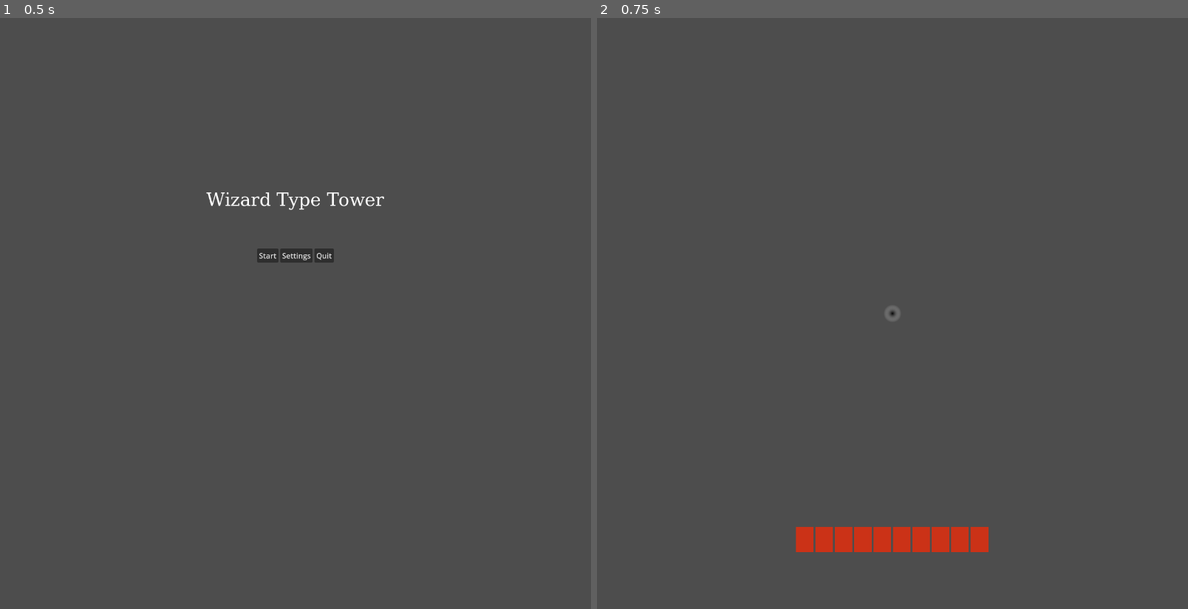
Above: before the commit, frames 1-2 (left to right).
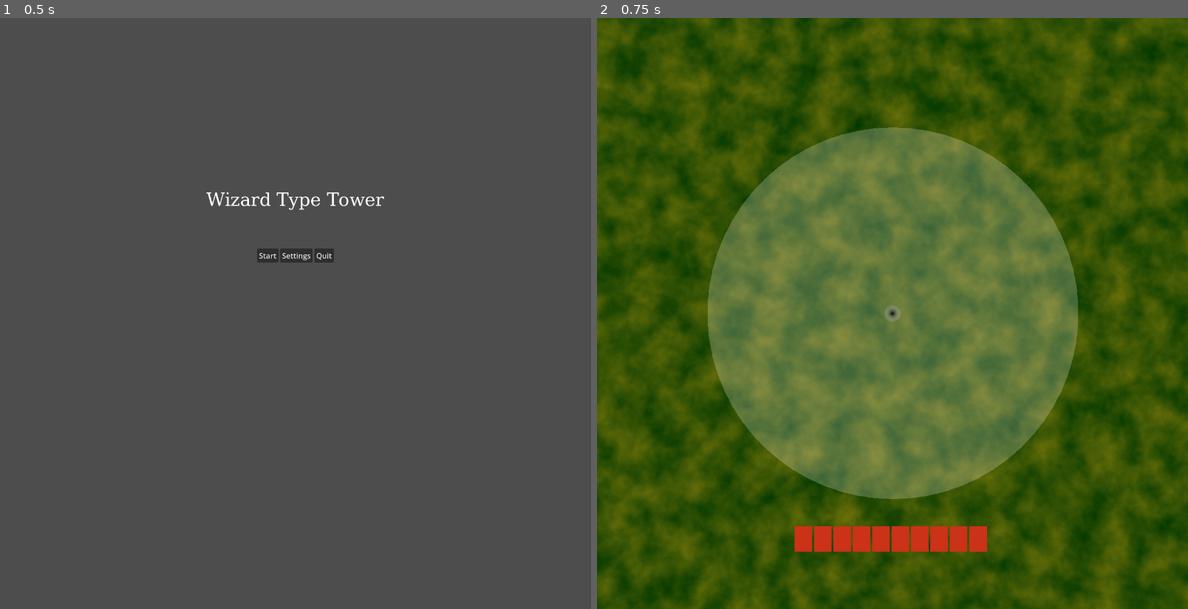
Above: after the commit, the same moments.

Repository: elijahknaperek/WizardTypeTower
Game: Godot game, scene res://main_menu.tscn
Same seed, same stepped clock (60 frames per second), same inputs: the game is played once before the commit and once after it.
Inputs:
- Up to frame 1 (0.5 s): no input
- Up to frame 2 (0.75 s): click "Start" at 0.5 s

Frame 1 is identical in both runs. In frame 2, 99% of the frame differs, in the area x 0-100%, y 0-100%.

Commit message:
added background and bonus area

Diff:
--- a/game/tower.gd
+++ b/game/tower.gd
@@ -27,7 +27,7 @@
 			var f = fireball.instantiate()
 			get_parent().add_child(f)
 			f.global_position = global_position
-			f.velocity = (enemy.global_position -  global_position).normalized() * 400
+			f.velocity = (enemy.global_position -  global_position).normalized() * 600
 			break
 
 
--- a/game/tower_game.gd
+++ b/game/tower_game.gd
@@ -35,3 +35,7 @@
 
 func _on_Tower_died():
 	get_tree().change_scene_to_packed(GAME_OVER_SCENE)
+
+
+func _on_bonus_reduce_body_entered(body: Node2D) -> void:
+	body.bonus = 0
--- a/game/tower_game.tscn
+++ b/game/tower_game.tscn
@@ -1,8 +1,29 @@
-[gd_scene load_steps=6 format=3 uid="uid://bpfdwxw0ns82y"]
+[gd_scene load_steps=14 format=3 uid="uid://bpfdwxw0ns82y"]
 
 [ext_resource type="PackedScene" uid="uid://dhcwgyrj6yyqn" path="res://game/tower.tscn" id="1_f5brq"]
 [ext_resource type="Script" path="res://game/tower_game.gd" id="1_wyn0i"]
 [ext_resource type="Script" path="res://util/segmented_progress_bar.gd" id="3_04nw0"]
+
+[sub_resource type="Gradient" id="Gradient_8h8fd"]
+colors = PackedColorArray(0, 0.215686, 0, 1, 0.430045, 0.442642, 0.0361582, 1)
+
+[sub_resource type="FastNoiseLite" id="FastNoiseLite_mr62e"]
+
+[sub_resource type="NoiseTexture2D" id="NoiseTexture2D_7eo4y"]
+width = 1280
+height = 1280
+color_ramp = SubResource("Gradient_8h8fd")
+noise = SubResource("FastNoiseLite_mr62e")
+
+[sub_resource type="StandardMaterial3D" id="StandardMaterial3D_ka12n"]
+transparency = 1
+shading_mode = 0
+albedo_color = Color(1, 1, 1, 0.286275)
+
+[sub_resource type="SphereMesh" id="SphereMesh_n84cx"]
+material = SubResource("StandardMaterial3D_ka12n")
+radius = 35.0
+height = 70.0
 
 [sub_resource type="Gradient" id="Gradient_x5sah"]
 colors = PackedColorArray(0.798878, 0.198027, 0.091634, 1, 1, 1, 1, 1)
@@ -11,46 +32,64 @@
 gradient = SubResource("Gradient_x5sah")
 fill_from = Vector2(1, 0)
 
+[sub_resource type="CircleShape2D" id="CircleShape2D_dss4a"]
+radius = 401.011
+
+[sub_resource type="Gradient" id="Gradient_sqwrx"]
+offsets = PackedFloat32Array(0, 0.65625, 0.671875)
+colors = PackedColorArray(0, 0, 0, 1, 1, 1, 1, 1, 1, 1, 1, 0)
+
+[sub_resource type="GradientTexture2D" id="GradientTexture2D_ltn3q"]
+gradient = SubResource("Gradient_sqwrx")
+fill = 1
+fill_from = Vector2(0.5, 0.5)
+
 [node name="TowerGame" type="Node2D"]
 script = ExtResource("1_wyn0i")
 
-[node name="Tower" parent="." instance=ExtResource("1_f5brq")]
+[node name="Background" type="Sprite2D" parent="."]
+texture = SubResource("NoiseTexture2D_7eo4y")
 
-[node name="Enemies" type="Node2D" parent="."]
+[node name="MeshInstance2D" type="MeshInstance2D" parent="."]
+modulate = Color(1, 1, 1, 0.117647)
+position = Vector2(1, -0.500031)
+scale = Vector2(11.483, 11.5)
+mesh = SubResource("SphereMesh_n84cx")
 
-[node name="Spawn" type="Timer" parent="."]
-
-[node name="UI" type="CanvasLayer" parent="."]
-layer = -1
-
-[node name="MarginContainer" type="MarginContainer" parent="UI"]
+[node name="MarginContainer" type="MarginContainer" parent="."]
 anchors_preset = 15
 anchor_right = 1.0
 anchor_bottom = 1.0
+offset_left = -643.0
+offset_top = -641.0
+offset_right = 637.0
+offset_bottom = 639.0
 grow_horizontal = 2
 grow_vertical = 2
+size_flags_horizontal = 3
+size_flags_vertical = 3
 theme_override_constants/margin_left = 10
 theme_override_constants/margin_top = 10
 theme_override_constants/margin_right = 10
 theme_override_constants/margin_bottom = 10
 
-[node name="HBoxContainer" type="HBoxContainer" parent="UI/MarginContainer"]
+[node name="HBoxContainer" type="HBoxContainer" parent="MarginContainer"]
 layout_mode = 2
 
-[node name="Control" type="Control" parent="UI/MarginContainer/HBoxContainer"]
+[node name="Control" type="Control" parent="MarginContainer/HBoxContainer"]
 layout_mode = 2
 size_flags_horizontal = 3
 
-[node name="VBoxContainer" type="VBoxContainer" parent="UI/MarginContainer/HBoxContainer"]
+[node name="VBoxContainer" type="VBoxContainer" parent="MarginContainer/HBoxContainer"]
 layout_mode = 2
 size_flags_horizontal = 3
 
-[node name="Control3" type="Control" parent="UI/MarginContainer/HBoxContainer/VBoxContainer"]
+[node name="Control3" type="Control" parent="MarginContainer/HBoxContainer/VBoxContainer"]
 layout_mode = 2
 size_flags_horizontal = 3
 size_flags_vertical = 3
 
-[node name="SegmentedProgressBar" type="HBoxContainer" parent="UI/MarginContainer/HBoxContainer/VBoxContainer"]
+[node name="SegmentedProgressBar" type="HBoxContainer" parent="MarginContainer/HBoxContainer/VBoxContainer"]
 unique_name_in_owner = true
 layout_mode = 2
 size_flags_vertical = 3
@@ -60,16 +99,36 @@
 segments = 10
 value = 1.0
 
-[node name="Control4" type="Control" parent="UI/MarginContainer/HBoxContainer/VBoxContainer"]
+[node name="Control4" type="Control" parent="MarginContainer/HBoxContainer/VBoxContainer"]
 layout_mode = 2
 size_flags_horizontal = 3
 size_flags_vertical = 3
 size_flags_stretch_ratio = 0.1
 
-[node name="Control2" type="Control" parent="UI/MarginContainer/HBoxContainer"]
+[node name="Control2" type="Control" parent="MarginContainer/HBoxContainer"]
 layout_mode = 2
 size_flags_horizontal = 3
 
+[node name="UI" type="CanvasLayer" parent="."]
+
+[node name="Tower" parent="." instance=ExtResource("1_f5brq")]
+
+[node name="BonusReduce" type="Area2D" parent="Tower"]
+collision_layer = 0
+collision_mask = 4
+
+[node name="CollisionShape2D" type="CollisionShape2D" parent="Tower/BonusReduce"]
+shape = SubResource("CircleShape2D_dss4a")
+
+[node name="Sprite2D" type="Sprite2D" parent="Tower/BonusReduce"]
+visible = false
+texture = SubResource("GradientTexture2D_ltn3q")
+
+[node name="Enemies" type="Node2D" parent="."]
+
+[node name="Spawn" type="Timer" parent="."]
+
 [connection signal="died" from="Tower" to="." method="_on_Tower_died"]
 [connection signal="took_damage" from="Tower" to="." method="_on_tower_took_damage"]
+[connection signal="body_entered" from="Tower/BonusReduce" to="." method="_on_bonus_reduce_body_entered"]
 [connection signal="timeout" from="Spawn" to="." method="_on_spawn_timeout"]
